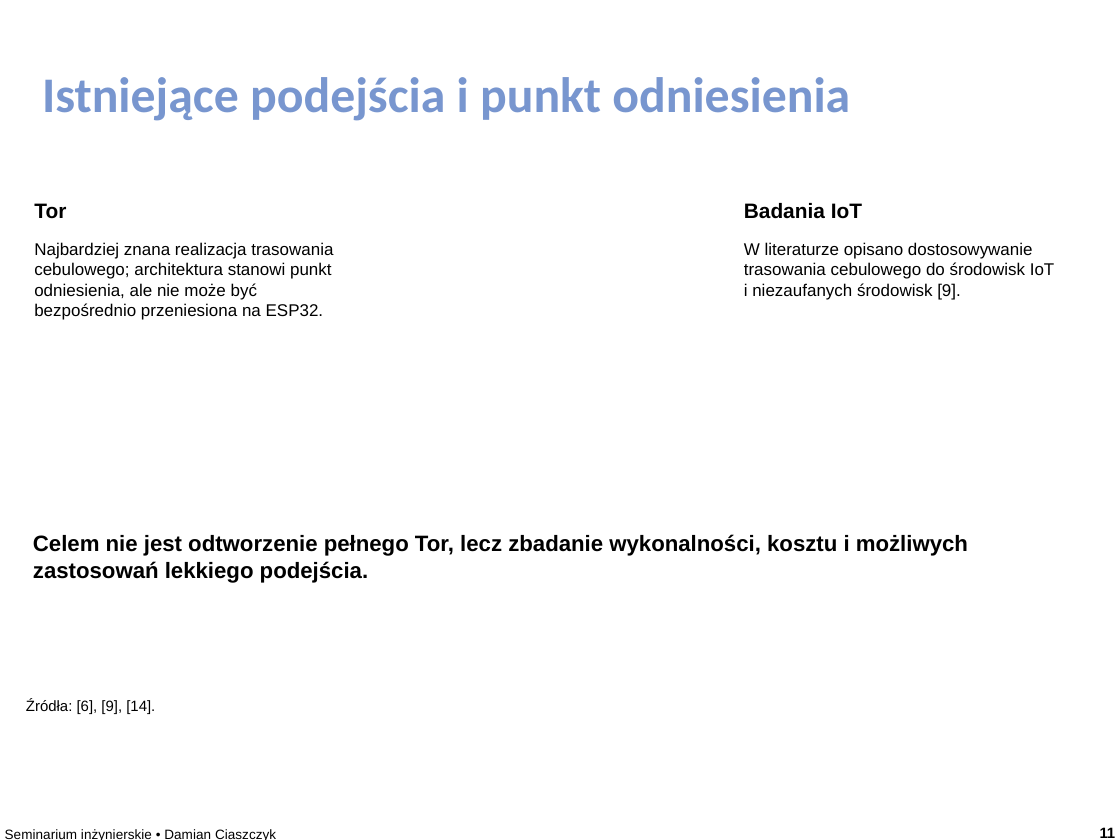
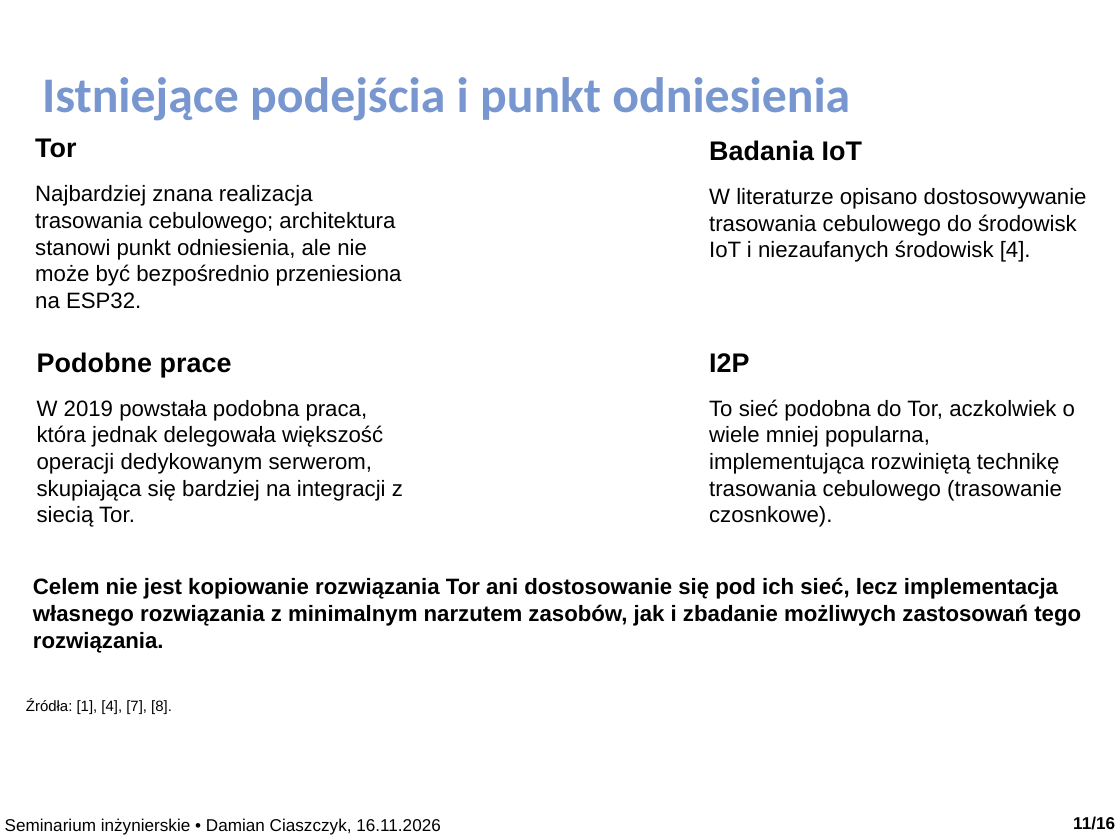
Before and after one commit to dciaszczyk/Engineering_Diploma, a slide deck: slide 11 of prezentacja/prezentacja_seminarka.pptx. Drawn at 1120x840 pixels with LibreOffice and Linux fonts; fonts in the diff are those of the drawing. Boxes give left, top, right and bottom in pixels: in the first picture for what was removed or moved away, otherwise in the second. Text is boxed around its words. In the diff, an @@ line names an element or a change of style, - is before the commit and + after.

```diff
--- a/prezentacja/prezentacja_seminarka.pptx
+++ b/prezentacja/prezentacja_seminarka.pptx
@@ text "Tor" at box(35, 138, 76, 158): size 13.4 to 17.3 pt @@
@@ text "Tor": place and size @@
-text "Tor" at box(34, 203, 66, 219)
+text "Tor" at box(35, 138, 76, 158)
@@ text "Badania IoT": place and size @@
-text "Badania IoT" at box(744, 203, 862, 219)
+text "Badania IoT" at box(709, 140, 862, 161)
@@ text "Badania IoT" at box(709, 140, 862, 161): size 13.4 to 17.3 pt @@
@@ text "Najbardziej znana realizacja trasowania cebulowego; ...": place and size @@
-text "Najbardziej znana realizacja trasowania cebulowego; ..." at box(34, 242, 333, 320)
+text "Najbardziej znana realizacja trasowania cebulowego; ..." at box(35, 185, 402, 309)
@@ text "Najbardziej znana realizacja trasowania cebulowego; ..." at box(35, 185, 402, 309): size 10.9 to 14.3 pt @@
@@ text at box(709, 188, 1087, 262): text changed; size 10.9 to 14.3 pt @@
-W literaturze opisano dostosowywanie trasowania cebulowego do środowisk IoT i niezaufanych środowisk [9].
+W literaturze opisano dostosowywanie trasowania cebulowego do środowisk IoT i niezaufanych środowisk [4].
@@ text added at box(37, 352, 232, 377), 17.3 pt, text #000000, bold @@
+Podobne prace
@@ text added at box(709, 353, 749, 372), 17.3 pt, text #000000, bold @@
+I2P
@@ text added at box(37, 400, 403, 527), 14.3 pt, text #000000 @@
+W 2019 powstała podobna praca, która jednak delegowała większość operacji dedykowanym serwerom, skupiająca się bardziej na integracji z siecią Tor.
@@ text added at box(709, 399, 1075, 527), 14.3 pt, text #000000 @@
+To sieć podobna do Tor, aczkolwiek o wiele mniej popularna, implementująca rozwiniętą technikę trasowania cebulowego (trasowanie czosnkowe).
@@ text at box(33, 577, 1081, 653): text changed @@
-Celem nie jest odtworzenie pełnego Tor, lecz zbadanie wykonalności, kosztu i możliwych zastosowań lekkiego podejścia.
+Celem nie jest kopiowanie rozwiązania Tor ani dostosowanie się pod ich sieć, lecz implementacja własnego rozwiązania z minimalnym narzutem zasobów, jak i zbadanie możliwych zastosowań tego rozwiązania.
@@ text at box(26, 699, 172, 714): text changed @@
-Źródła: [6], [9], [14].
+Źródła: [1], [4], [7], [8].
@@ text at box(5, 818, 440, 835): text changed; size 8.7 to 11 pt @@
-Seminarium inżynierskie • Damian Ciaszczyk
+Seminarium inżynierskie • Damian Ciaszczyk, 16.11.2026
@@ text at box(1073, 816, 1115, 830): text changed; size 9.6 to 11 pt @@
-11
+11/16
```
Also in this commit, not shown: 15 other slides changed, 1 other file.
